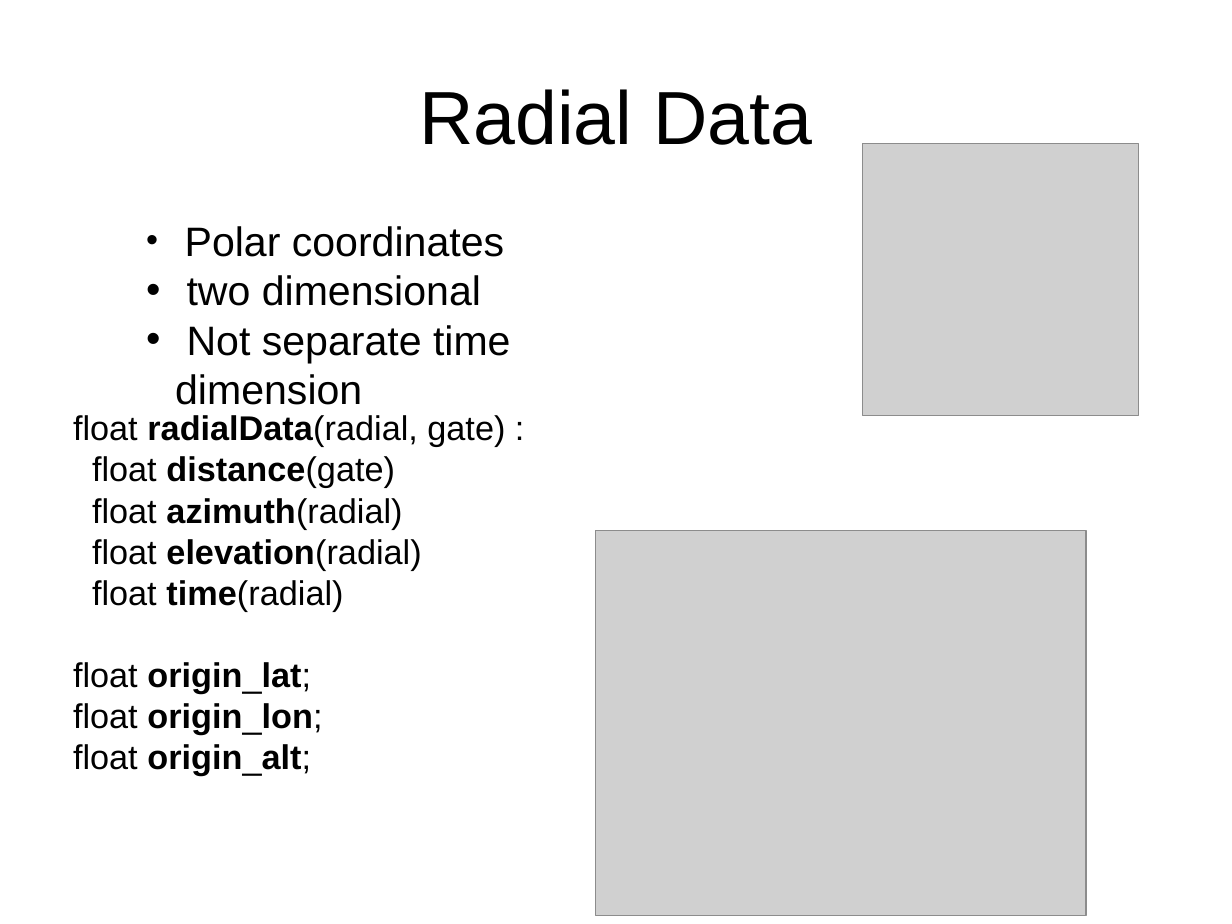
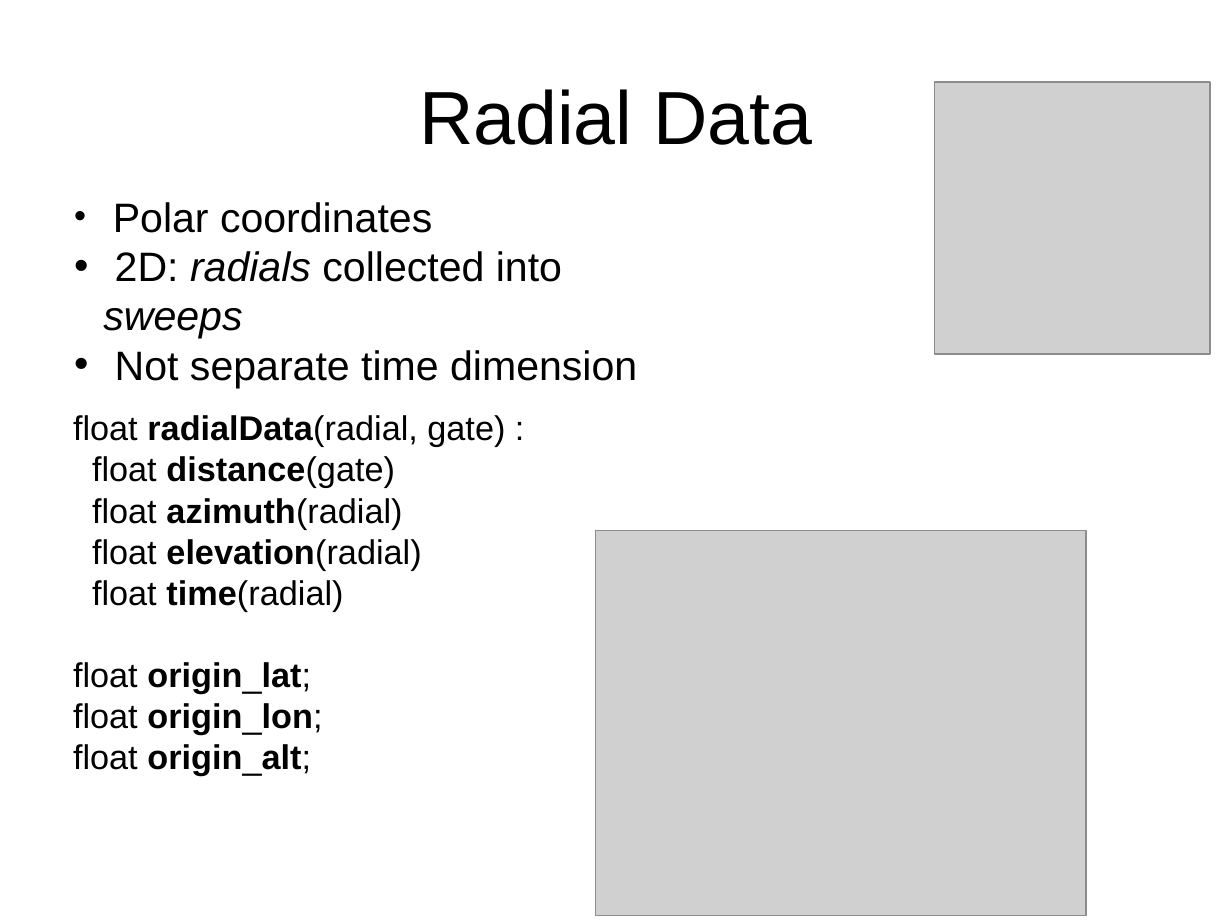
Before and after one commit to ooici-eoi/THREDDS, a slide deck: slide 34 of docs/web/netcdf-java/site/tutorial/CDMoverview.ppt (slide 35 before the commit). Drawn at 1232x924 pixels with LibreOffice and Linux fonts; fonts in the diff are those of the drawing; grey boxes stand for pictures; background and template pictures are left out. Boxes give left, top, right and bottom in pixels: in the first picture for what was removed or moved away, otherwise in the second. Text is boxed around its words. In the diff, an @@ line names an element or a change of style, - is before the commit and + after.

```diff
--- a/docs/web/netcdf-java/site/tutorial/CDMoverview.ppt
+++ b/docs/web/netcdf-java/site/tutorial/CDMoverview.ppt
@@ picture: place and size @@
-picture at bbox=[862, 144, 1138, 416]
+picture at bbox=[934, 83, 1210, 355]
@@ text "Polar coordinates": place and size @@
-text "Polar coordinates" at bbox=[175, 226, 511, 405]
+text "Polar coordinates" at bbox=[103, 202, 637, 388]
@@ text at bbox=[103, 251, 562, 339]: text changed @@
-• two dimensional
+• 2D: radials collected into sweeps
```
Also in this commit, not shown: 4 other slides changed, 3 slides added, 7 slides removed, 33 other files.
